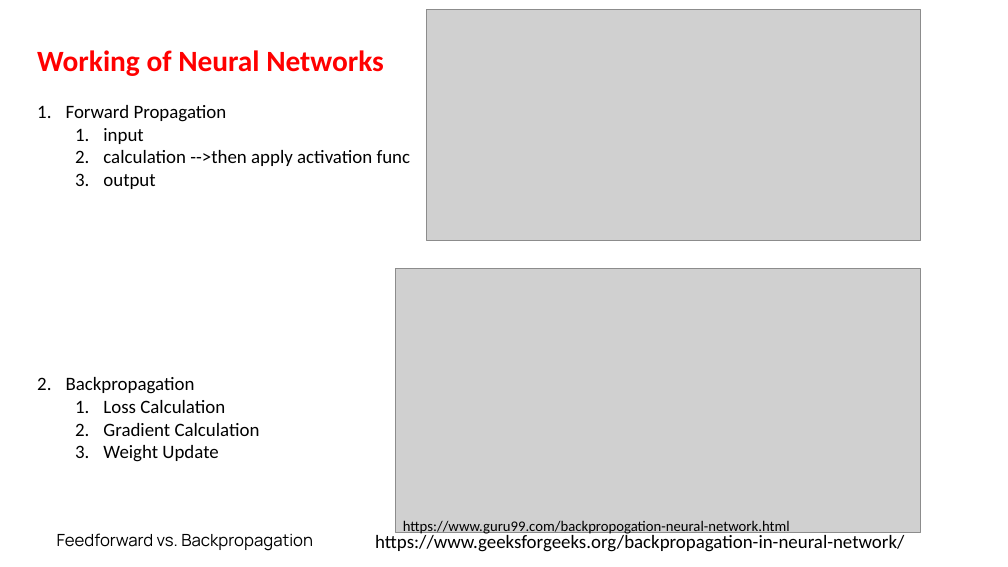
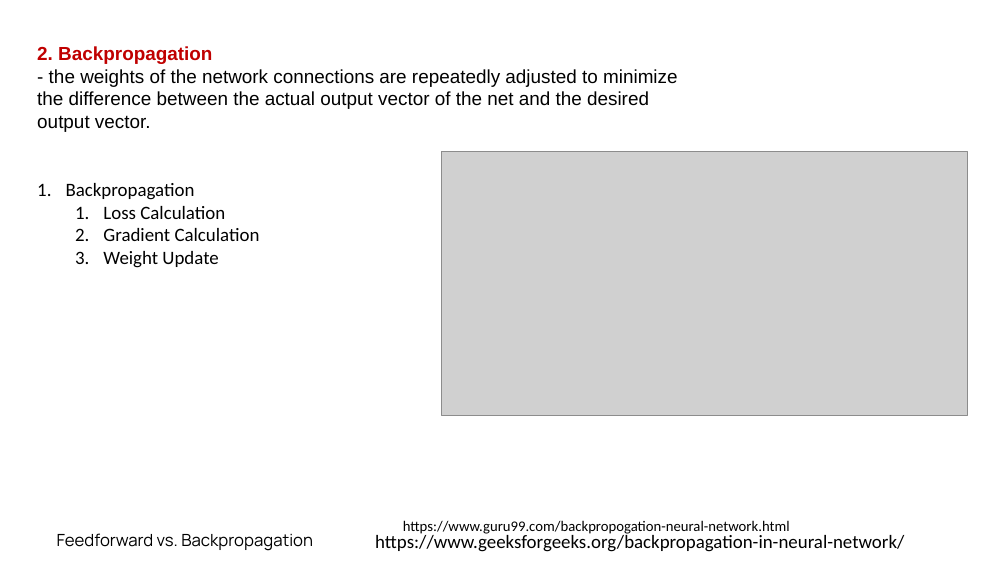
Before and after one commit to shahil04/ds_materials, a slide deck: slide 18 of 9.Deep_learning/class_1_module_9_deep learning__introduction.pptx. Drawn at 1008x567 pixels with LibreOffice and Linux fonts; fonts in the diff are those of the drawing; grey boxes stand for pictures. Boxes give left, top, right and bottom in pixels: in the first picture for what was removed or moved away, otherwise in the second. Text is boxed around its words. In the diff, an @@ line names an element or a change of style, - is before the commit and + after.

```diff
--- a/9.Deep_learning/class_1_module_9_deep learning__introduction.pptx
+++ b/9.Deep_learning/class_1_module_9_deep learning__introduction.pptx
@@ picture removed at [426, 9, 921, 240] @@
@@ text at [37, 46, 678, 132]: text changed; font Calibri to Arial @@
-Working of Neural Networks
-1. Forward Propagation
-  1. input
-  2. calculation -->then apply activation func
-  3. output
+2. Backpropagation
+- the weights of the network connections are repeatedly adjusted to minimize the difference between the actual output vector of the net and the desired output vector.
@@ picture: place and size @@
-picture at [395, 268, 921, 533]
+picture at [442, 151, 967, 416]
```
Also in this commit, not shown: 6 other slides changed, 2 slides added, 13 slides removed, 26 other files.
